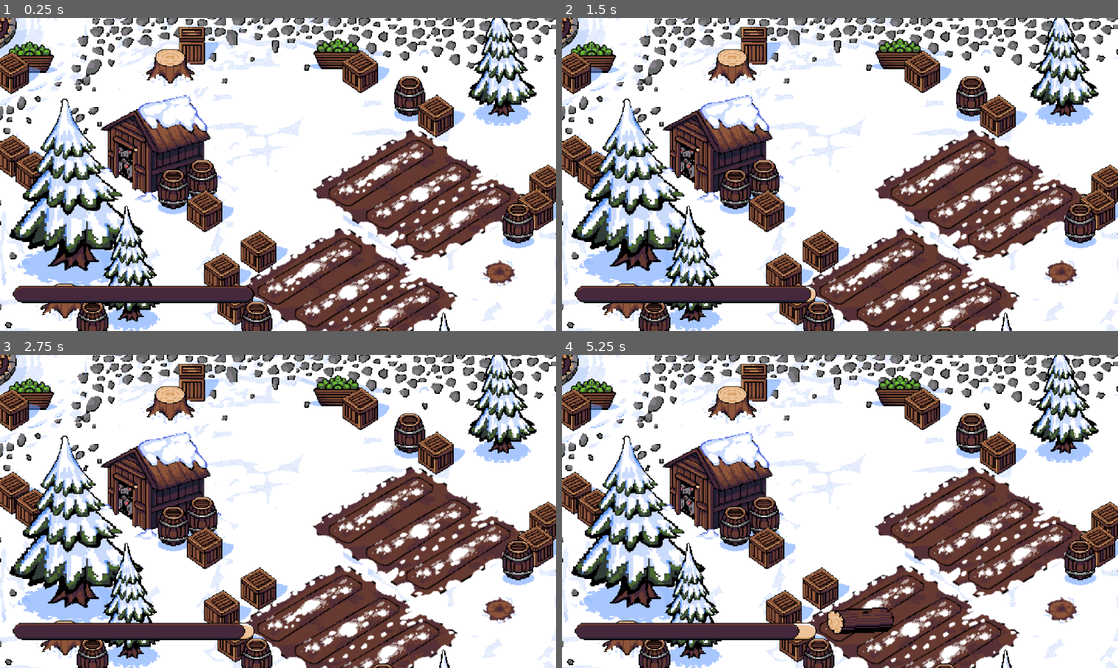
Above: before the commit, frames 1-4 (two rows, left to right).
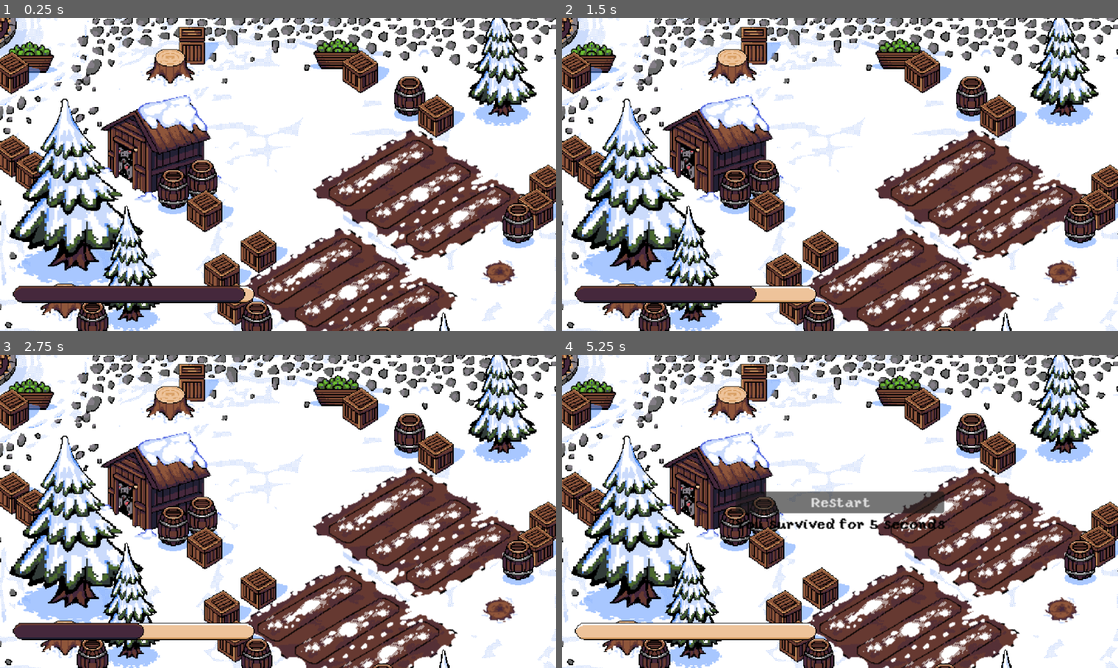
Above: after the commit, the same moments.

Repository: 0xspiderr/itec-2026
Game: Godot game, scene res://_level/level_1.tscn
The game is run twice, just before and just after one commit, with the same random seed, the same clock (stepped at 60 frames per second) and the same inputs. This scene is started directly instead of the project's main scene.
Inputs:
- Up to frame 1 (0.25 s): no input
- Up to frame 2 (1.5 s): hold D (right) 0.53-1.28 s; hold E (pickup) 0.53-1.28 s; hold Down (down) from 1.28 s (still down); tap E (pickup) at 1.35 s
- Up to frame 3 (2.75 s): release Down (down) at 2.03 s; hold D (right) from 2.03 s (still down); hold E (pickup) from 2.03 s (still down)
- Up to frame 4 (5.25 s): release D (right) at 2.78 s; release E (pickup) at 2.78 s; hold W (up) 2.78-3.53 s; tap E (pickup) at 2.85, 4.35 s; hold E (pickup) 3.53-4.28 s; hold A (left) 3.53-5.03 s; hold Down (down) from 5.03 s (still down); hold E (pickup) from 5.03 s (still down)

The runs differ from the first frame. In frame 1, 0.1% of the frame differs, in the area x 21-46%, y 44-91%; in frame 2, 0.6%; in frame 3, 1.0%; in frame 4, 5.6%, in the area x 2-69%, y 43-91%.

Commit message:
added: level restart and show time survived

Diff:
--- a/Environment_scenes/animated_house.tscn
+++ b/Environment_scenes/animated_house.tscn
@@ -44,6 +44,7 @@
 texture_filter = 1
 position = Vector2(-6, -21.5)
 sprite_frames = SubResource("SpriteFrames_gjjue")
+autoplay = "default"
 frame_progress = 0.73759216
 
 [node name="CollisionPolygon2D" type="CollisionPolygon2D" parent="." unique_id=166385557]
--- a/_level/level_1.tscn
+++ b/_level/level_1.tscn
@@ -706,6 +706,41 @@
 layout_mode = 2
 size_flags_vertical = 1
 
+[node name="GameOverScreen" type="TextureRect" parent="CanvasLayer" unique_id=1944289938]
+unique_name_in_owner = true
+visible = false
+anchors_preset = 15
+anchor_right = 1.0
+anchor_bottom = 1.0
+grow_horizontal = 2
+grow_vertical = 2
+
+[node name="VBoxContainer" type="VBoxContainer" parent="CanvasLayer/GameOverScreen" unique_id=928292732]
+layout_mode = 1
+anchors_preset = 8
+anchor_left = 0.5
+anchor_top = 0.5
+anchor_right = 0.5
+anchor_bottom = 0.5
+offset_left = -64.5
+offset_top = -20.0
+offset_right = 64.5
+offset_bottom = 20.0
+grow_horizontal = 2
+grow_vertical = 2
+
+[node name="RestartGameBtn" type="Button" parent="CanvasLayer/GameOverScreen/VBoxContainer" unique_id=1603458873]
+unique_name_in_owner = true
+visible = false
+layout_mode = 2
+text = "Restart"
+
+[node name="SurvivedLabel" type="Label" parent="CanvasLayer/GameOverScreen/VBoxContainer" unique_id=1782172976]
+unique_name_in_owner = true
+layout_mode = 2
+theme_override_colors/font_color = Color(0, 0, 0, 1)
+text = "Time survived: "
+
 [node name="ButurugaSpawnTimer" type="Timer" parent="." unique_id=1908935787]
 wait_time = 5.0
 
@@ -717,3 +752,5 @@
 y_sort_enabled = true
 
 [node name="CatSpawnTimer" type="Timer" parent="." unique_id=987132060]
+
+[connection signal="pressed" from="CanvasLayer/GameOverScreen/VBoxContainer/RestartGameBtn" to="." method="_on_restart_game_btn_pressed"]
--- a/_level/level_manager.gd
+++ b/_level/level_manager.gd
@@ -19,6 +19,13 @@
 @onready var cats: Node = $Cats
 
 @onready var soup: Soup = $Soup
+@onready var game_over_screen: TextureRect = %GameOverScreen
+@onready var restart_game_btn: Button = %RestartGameBtn
+
+var survival_time: float = 0.0
+var is_game_active: bool = true
+@onready var survived_label: Label = %SurvivedLabel
+
 const CAT = preload("uid://bt8rvbp8bgh8w")
 
 
@@ -32,6 +39,35 @@
 		buturuga_spawn_timer.start()
 		cat_spawn_timer.timeout.connect(_on_cat_spawn_timer)
 		_start_random_cat_timer()
+
+		if soup:
+			soup.soup_ruined.connect(_on_soup_ruined)
+
+
+func _process(delta: float) -> void:
+	if multiplayer.is_server() and is_game_active:
+		survival_time += delta
+
+
+func _on_soup_ruined() -> void:
+	if multiplayer.is_server():
+		is_game_active = false
+		_show_game_over.rpc(int(survival_time))
+
+
+@rpc("authority", "call_local", "reliable")
+func _show_game_over(time: int) -> void:
+	item_spawn_timer.stop()
+	buturuga_spawn_timer.stop()
+	game_over_screen.show()
+	survived_label.text = "You survived for %s seconds" % int(time)
+	if multiplayer.is_server():
+		restart_game_btn.show()
+
+@rpc("authority", "call_local", "reliable")
+func _on_restart_game_btn_pressed() -> void:
+	get_tree().reload_current_scene()
+
 
 func _start_random_cat_timer() -> void:
 	cat_spawn_timer.wait_time = randf_range(5.0, 5.0)
--- a/_soup/soup.gd
+++ b/_soup/soup.gd
@@ -1,6 +1,6 @@
 class_name Soup extends Node2D
 
-@export var starting_time: float = 60.0
+@export var starting_time: float = 5.0
 @export var soup_time: float
 var is_game_over: bool = false
 var ingredients: Array[String] = []
@@ -15,6 +15,7 @@
 @onready var bubble_item: Sprite2D = $SpeechBubbleSpawn/SpeechBubble/BubbleItem
 @onready var progress_bar: ProgressBar = %ProgressBar
 
+signal soup_ruined() # game over
 
 
 const ITEM_TIME_VALUES: Dictionary = {
@@ -52,8 +53,7 @@
 	if soup_time <= 0.0:
 		soup_time = 0.0
 		is_game_over = true
-		_trigger_game_over.rpc()
-
+		soup_ruined.emit()
 
 func server_receive_ingredient(_player: RatController, item_name: String) -> void:
 	if not multiplayer.is_server() or is_game_over:
@@ -84,12 +84,6 @@
 @rpc("authority", "call_local", "reliable")
 func _sync_soup_data(synced_ingredients: Array) -> void:
 	ingredients = synced_ingredients
-
-
-@rpc("authority", "call_local", "reliable")
-func _trigger_game_over() -> void:
-	is_game_over = true
-	print("game over")
 
 
 func _pick_new_request() -> void:
